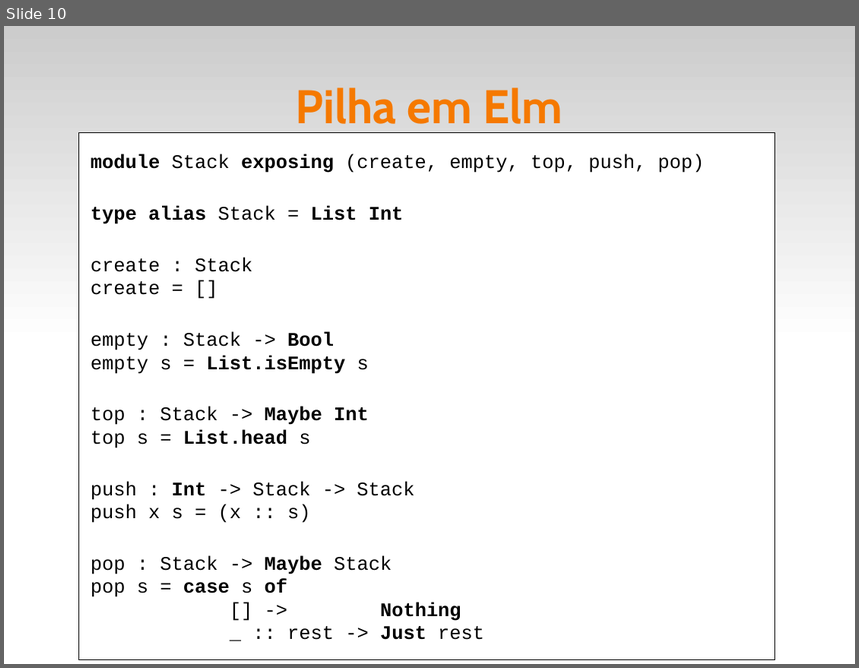
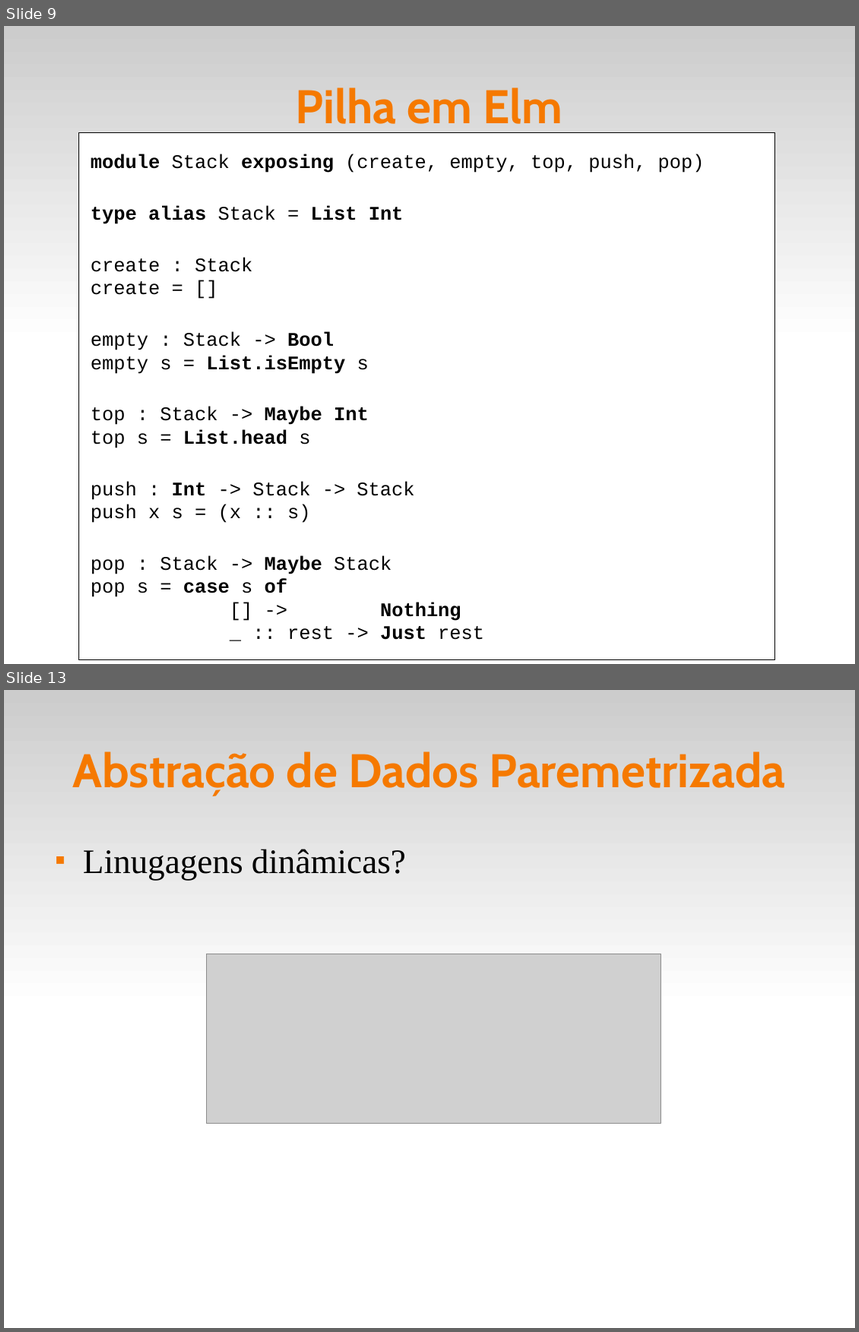
Before and after one commit to fsantanna-uerj/EDL, a slide deck: slides/edl-06-adts.odp. Shown one above the other, each under a label of ours: slide 10 before the commit, slides 9 and 13 after it; the slides between them are not shown. The pictures are 859x668 and 859x1332 pixels, drawn with LibreOffice and Linux fonts; fonts in the diff are those of the drawing; grey boxes stand for pictures. Boxes give left, top, right and bottom in pixels: in the first picture for what was removed or moved away, otherwise in the second. Text is boxed around its words. In the diff, an @@ line names an element or a change of style, - is before the commit and + after.

```diff
--- a/slides/edl-06-adts.odp
+++ b/slides/edl-06-adts.odp
@@ slide 13 added at (4, 690, 855, 1328), background #FFFFFF; not listed: 1 template element that a slide beside it also shows @@
@@ title added at (73, 752, 786, 796), 44 pt, text #F57900, bold @@
+Abstração de Dados Paremetrizada
@@ text added at (83, 849, 406, 880), 32 pt, text #000000 @@
+■ Linugagens dinâmicas?
@@ picture added at (206, 954, 661, 1124) @@
@@ what was slide 10 is now slide 9 @@
```
Also in this commit, not shown: 1 slide changed, 4 other slides added, 1 slide removed, 15 other files.
